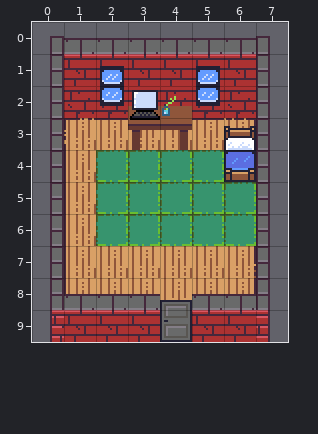
An edit to a level. Tiled map (JSON), src/assets/tilemaps/pipsHouseMap.json. That is the earlier state.
Cells are 16x16 px. Shown: x 0..7, y 0..9.
After the commit:
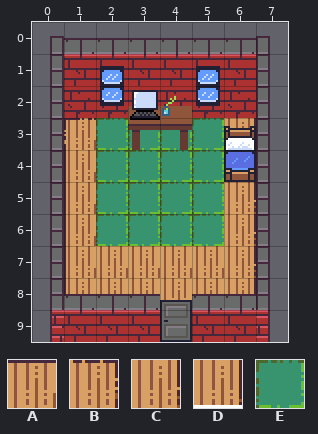
Key: from "pigeonburghTileset": A 25, B 26, C 34, D 42, E 54.
_ is an empty cell.
From old to new:
Layer "below":
y 3: x 2..6 AAAAB -> EEEED
y 5..6: x 6 E -> C
Pixel boxes of the changes (left, top, right, bottom) in both pictures:
changed: (96, 118, 254, 150)
changed: (224, 182, 256, 246)
